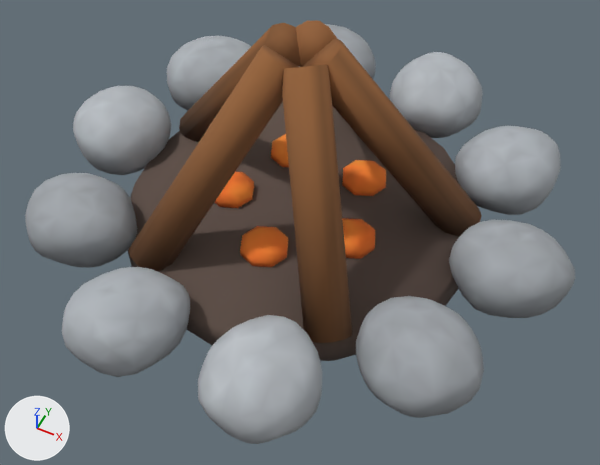
Before and after pictures for a commit that changed the glTF model assets/models/campfire.glb.
The view is the same before and after, from a camera (50 mm lens) standing at (0.723, -1.451, 1.733) and looking at (0.079, -0.164, 0.123). Lighting does not change. The marker at lower left points along +X, +Y and +Z. The first picture is the older version.

Names of what the first picture shows: 'Campfire'.
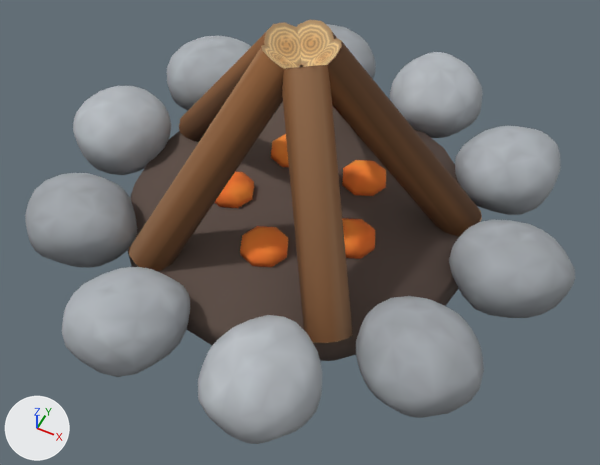
Boxes [x1, y1, x2, y2] around the edits, measured in the pictures (600 x 465 px):
'Campfire', reshaped: before [25, 21, 575, 444]; after [25, 20, 575, 444]
part 1 of me_campfire, added: after [129, 20, 482, 343]
part 2 of me_campfire, recoloured: [129, 30, 481, 343] in both

What the commit changed:
me_campfire is used by ob_campfire; location (0.0, 0.0, 0.0).
me_campfire had 2750 vertices, 5416 faces and spanned x -0.744..0.755, y -0.723..0.716, z -0.024..0.585.
me_campfire now has 4200 vertices, 8076 faces and spans x -0.744..0.755, y -0.723..0.716, z -0.024..0.586.
me_campfire part 1: 1450 vertices added at x -0.475..0.478, y -0.42..0.498, z 0.002..0.586.
me_campfire part 2: 113 kept faces spanning x -0.474..0.478, y -0.418..0.497, z 0.003..0.585 get new vertex colours; the middle colour goes from brown #7b502c to brown #734d2b.
